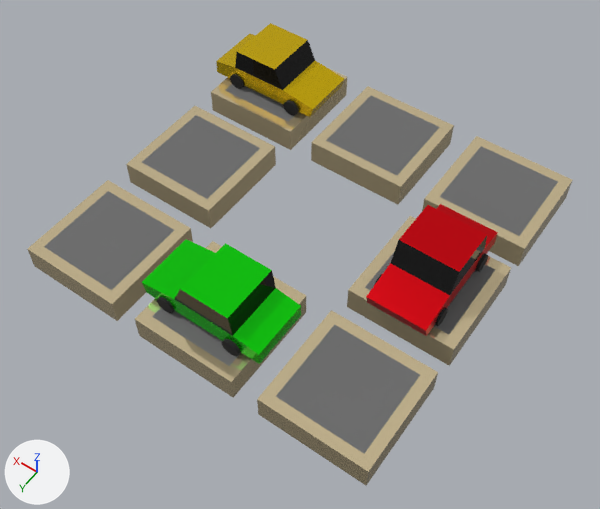
Renders of the glTF model public/projects/ekhayago/EkhayaGo.glb from each side of a commit.
Rendered twice from a 50 mm lens placed at (-8.87, 12.87, 18.47), pointed at (-0.4, 1.01, -0.17). The axes (+X, +Y, +Z) are drawn at lower left. The lights are the same throughout. The picture after the commit comes second. Where no turn or scale is listed for an object, it has been applied to the vertices.

In view in the first picture: 'Car', 'Car2', 'Car3', 'Tile1', 'Tile2', 'Tile3', 'Tile4', 'Tile5', 'Tile6', 'Tile7', 'Tile8'.
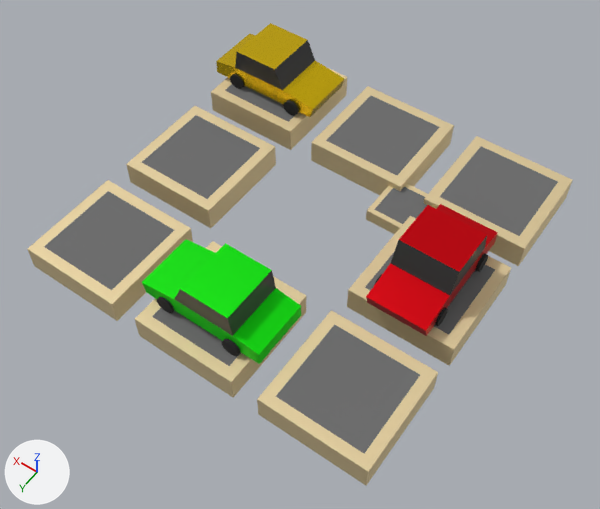
Edits to the bpy script that builds the scene:
```text
Change mat_tilemain:
    mat_tilemain.roughness: 0.0662 -> 0.7
Change mat_carbody:
    mat_carbody.roughness: 0.162 -> 0.5
Add me_cube_001:
    me_cube_001.from_pydata([(-0.64, -0.64, 0.11), (-0.64, -0.64, 0.2), (-0.64, 0.64, 0.11), (-0.64, 0.64, 0.2), (0.64, -0.64, 0.11), (0.64, -0.64, 0.2), (0.64, 0.64, 0.11), (0.64, 0.64, 0.2), (-0.8, 0.8, -0.2), (-0.8, -0.8, -0.2), (0.8, 0.8, -0.2), (0.8, -0.8, -0.2), (-0.8, -0.8, 0.2), (-0.8, 0.8, 0.2), (0.8, 0.8, 0.2), (0.8, -0.8, 0.2)], [], [(9, 12, 13), (9, 13, 8), (8, 13, 14), (8, 14, 10), (10, 14, 15), (10, 15, 11), (11, 15, 12), (11, 12, 9), (2, 6, 4), (2, 4, 0), (2, 0, 9), (2, 9, 8), (6, 2, 8), (6, 8, 10), (4, 6, 10), (4, 10, 11), (0, 4, 11), (0, 11, 9), (1, 3, 13), (1, 13, 12), (3, 7, 14), (3, 14, 13), (7, 5, 15), (7, 15, 14), (5, 1, 12), (5, 12, 15), (7, 3, 1), (7, 1, 5)])
    for i in [26, 27]: me_cube_001.polygons[i].material_index = 1
    me_cube_001.materials.append(mat_tilemain)  # beige #e7d5aa
    me_cube_001.materials.append(mat_tileinner)  # dark grey #6c6c6c
Add ob_tile:
    ob_tile = bpy.data.objects.new('Tile', me_cube_001)
    ob_tile.location = (-2.0, -2.0, 0.0)
```

Changed parts and their boxes [x1, y1, x2, y2] in the pictures (600 x 509 px):
'Tile7', surface changed: [257, 310, 438, 485] in both
'Car', surface changed: [142, 239, 301, 364] in both
'Tile4', surface changed: [126, 106, 276, 228] in both
'Tile2', surface changed: [311, 86, 454, 195] in both
'Tile1', surface changed: [424, 136, 573, 266] in both
'Tile8', surface changed: [347, 216, 511, 366] in both
'Tile6', surface changed (lighter): [135, 241, 306, 398] in both
'Tile3', surface changed: [211, 68, 347, 150] in both
'Tile', added: after [366, 184, 428, 234]
